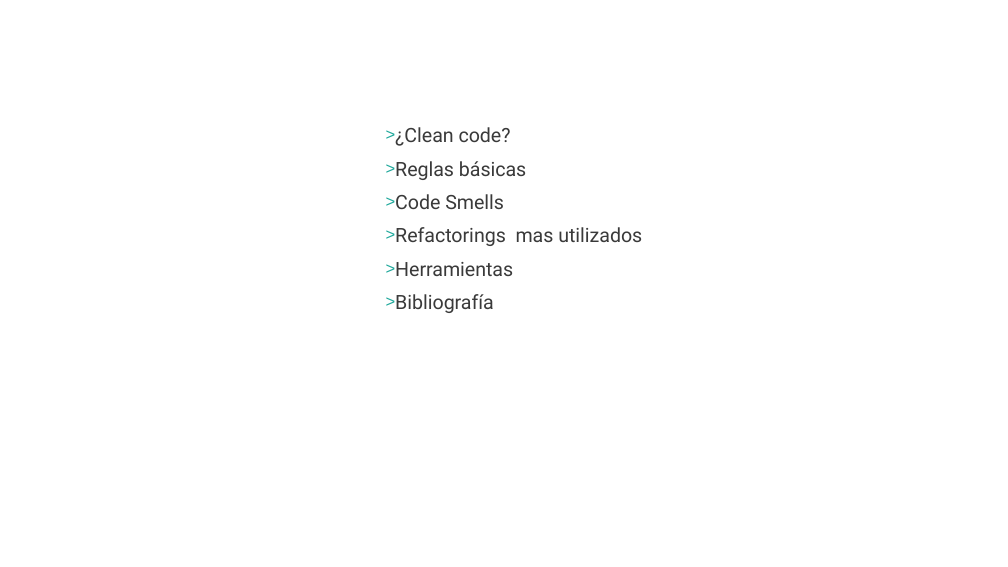
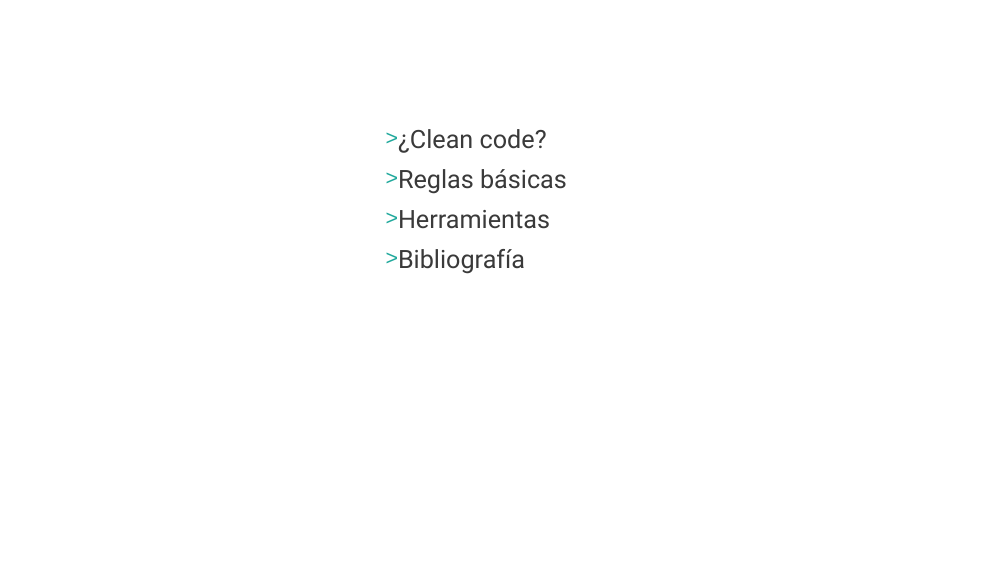
Before and after one commit to hexacta/HexactaLabs-NET, a slide deck: slide 2 of Presentaciones/2 - CleanCode.pptx. Drawn at 1008x567 pixels with LibreOffice and Linux fonts; fonts in the diff are those of the drawing; background and template pictures are left out. Boxes give left, top, right and bottom in pixels: in the first picture for what was removed or moved away, otherwise in the second. Text is boxed around its words. In the diff, an @@ line names an element or a change of style, - is before the commit and + after.

Commit message:
Edicion de presentaciones de clean code, POO e introduccion para juntarlas en una clase el dia 1

```diff
--- a/Presentaciones/2 - CleanCode.pptx
+++ b/Presentaciones/2 - CleanCode.pptx
@@ text "¿Clean code?" at (398,129,567,274): size 18.7 to 24 pt @@
@@ text at (395,194,642,246): paragraphs removed @@
-> Code Smells
-> Refactorings mas utilizados
```
Also in this commit, not shown: 71 slides removed, 2 other files.
